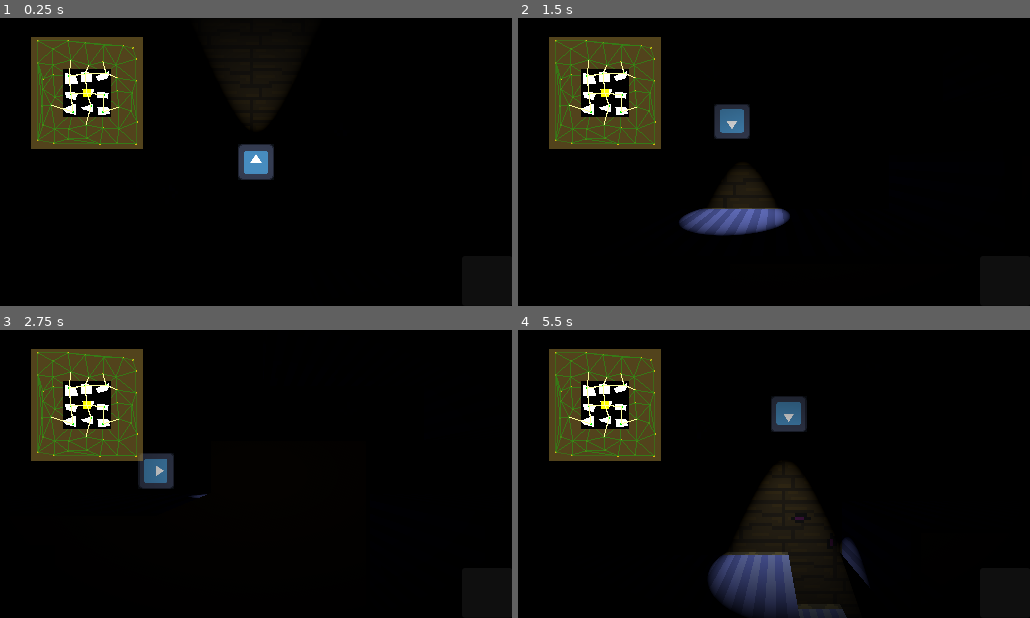
Above: before the commit, frames 1-4 (two rows, left to right).
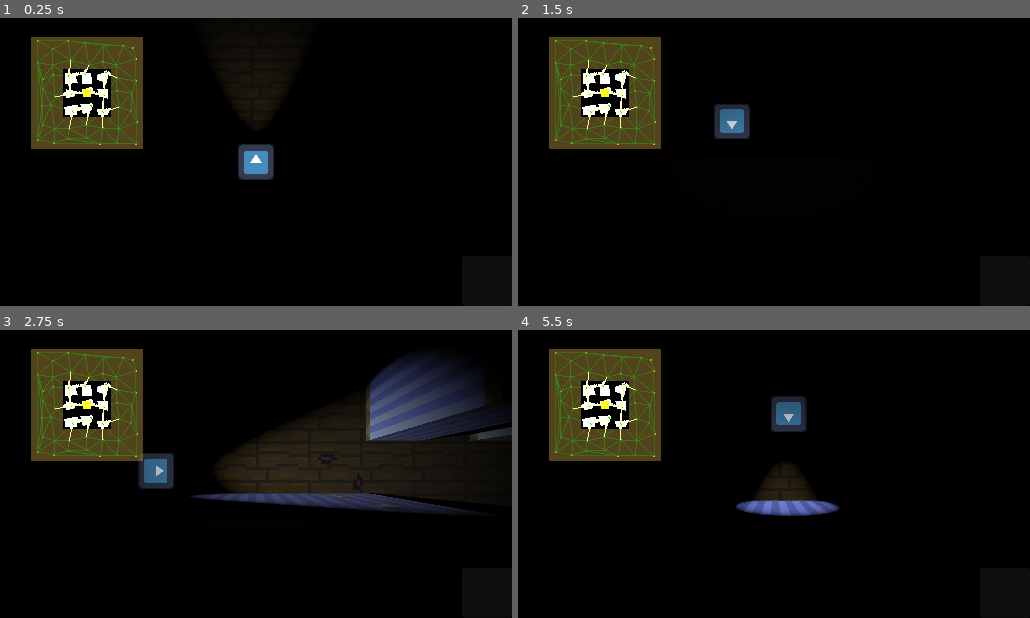
Above: after the commit, the same moments.

Repository: GammaRayTea/project-3-primordial-mass
Game: Godot game, scene res://main.tscn
Two runs of this game, one before a commit and one after it. Both use one fixed random seed, a clock stepped at 60 frames per second and the inputs below. The engine's default icon, where the game draws it, is replaced by a stand-in: a white triangle on a blue panel in a dark square.
Inputs:
- Up to frame 1 (0.25 s): no input
- Up to frame 2 (1.5 s): tap Enter at 0.5 s; hold D (move_right) 0.53-1.28 s; tap E (interact) at 0.6, 1.35 s; hold S (move_down) from 1.28 s (still down)
- Up to frame 3 (2.75 s): release S (move_down) at 2.03 s; hold D (move_right) from 2.03 s (still down); tap Shift (sprint) at 2.1 s; tap E (interact) at 2.3 s
- Up to frame 4 (5.5 s): release D (move_right) at 2.78 s; hold W (move_up) 2.78-3.53 s; tap E (interact) at 2.85, 3.6, 4.55, 5.1 s; hold A (move_left) 3.53-5.03 s; tap Shift (sprint) at 4.35 s; hold S (move_down) from 5.03 s (still down)

The runs differ from the first frame. In frame 1, 0.4% of the frame differs, in the area x 9-22%, y 15-39%; in frame 2, 2.7%; in frame 3, 16%, in the area x 9-100%, y 8-64%; in frame 4, 6.9%.

Commit message:
adjusted room gen for wider walkways
added some code that randomly widens the walkways (and one more bool in chest)

Diff:
--- a/game/environment/room_generation/room_generator.gd
+++ b/game/environment/room_generation/room_generator.gd
@@ -4,6 +4,9 @@
 #var center: Vector2 = Vector2(rng.randf() * 16, rng.randf() * 16)
 #var size: int = 16
 var rng:RandomNumberGenerator
+var walkway_thickness_chance: float = 0.95
+var walkway_more_thickness_chance: float = 0.8
+var walkway_evem_more_thickness_chance: float = 0.6
 
 ## [param _size] determines cell size in game engine units
 ## [param _global_random_point_position] is the position of the randomized point of the cell
@@ -16,6 +19,7 @@
 	var min_size: int = 3
 
 	var connected_cell_points:= PackedVector2Array()
+
 	#convert all connecting center points and center to local coordinates
 	for i in range(connected_cells.size()):
 		connected_cell_points.push_back(convert_too_local_coords(_cell_origin_position, _size, connected_cells[i].global_point_position))
@@ -25,7 +29,6 @@
 
 	#generate sizeXsize cell grid with walkways to the center
 	for current_sub_cell_x in range(_size):
-
 		for current_sub_cell_y in range(_size):
 			var value:bool = false
 			for i in range(connected_cell_points.size()):
@@ -35,11 +38,25 @@
 				or doIntersect([[[center_lc.x, center_lc.y], [connected_cell_points[i].x, connected_cell_points[i].y]], [[current_sub_cell_x + 1.0, current_sub_cell_y], [current_sub_cell_x + 1.0, current_sub_cell_y + 1.0]]]):
 					value = true
 					break
-			bit_map.set_bit(current_sub_cell_x,current_sub_cell_y,value)
+			if rng.randf() < walkway_thickness_chance && value == true:
+				for i in range(4):
+					if does_bit_exist(current_sub_cell_x + sin(i * (PI / 2.0)), current_sub_cell_y + sin(i * (PI / 2.0) + PI / 2), _size):
+						bit_map.set_bit(current_sub_cell_x + sin(i * (PI / 2.0)), current_sub_cell_y + sin(i * (PI / 2.0) + PI / 2), value)
+				if rng.randf() < walkway_more_thickness_chance:
+					for i in range(4):
+						if does_bit_exist(current_sub_cell_x + (0.5 * snappedf(sin((i + 1.5) * PI/2), 1.0)), current_sub_cell_y + (0.5 * snappedf(sin((i + 0.5) * PI/2), 1.0)), _size):
+							bit_map.set_bit(current_sub_cell_x + (0.5 * snappedf(sin((i + 1.5) * PI/2), 1.0)), current_sub_cell_y + (0.5 * snappedf(sin((i + 0.5) * PI/2), 1.0)), value)
+					if rng.randf() < walkway_evem_more_thickness_chance:
+						for i in range(4):
+							if does_bit_exist(current_sub_cell_x + sin(i * (PI / 2.0) * 2), current_sub_cell_y + sin(i * (PI / 2.0) + PI / 2) * 2, _size):
+								bit_map.set_bit(current_sub_cell_x + sin(i * (PI / 2.0) * 2), current_sub_cell_y + sin(i * (PI / 2.0) + PI / 2) * 2, value)
+			bit_map.set_bit(current_sub_cell_x, current_sub_cell_y, value)
+
 
 	#generate four additional room corners
 	for i in range(4):
 		room_corners.append(Vector2(((rng.randf() * (inner_square_radius - min_size)) + min_size) * snappedf(sin((i + 1.5) * PI/2), 1.0), (rng.randf() * inner_square_radius) * snappedf(sin((i + 0.5) * PI/2), 1.0)) + Vector2(_size/2.0, _size/2.0))
+
 
 	#put the original center at the right corner possition
 	if (center_lc.x > _size/2.0):
@@ -52,6 +69,7 @@
 			room_corners[1] = center_lc + (Vector2(0.0, _size) - center_lc) / 2.0
 		else:
 			room_corners[2] = center_lc - center_lc/2
+
 
 	#adjust grid with new room
 	#set the boundry and everything in the boundry true
@@ -69,10 +87,19 @@
 
 	return bit_map
 
+
+##checks if a bit, with coords _x, _y, is inside the given bitmap
+func does_bit_exist(_x: int, _y: int, _size: int) -> bool:
+	if (_x < 0 or _y < 0 or _x >= _size or _y >= _size):
+		return false
+	return true
+
+
 #convert other centers to the local coordinate systhem
 func convert_too_local_coords(_cell_origin_position: Vector2, _size: int,_external_point: Vector2) -> Vector2:
 	var localized_center_point = _external_point - _cell_origin_position
 	return localized_center_point
+
 
 #function to check if a point lies in a triangle
 func in_triangle(_tri_1: Vector2, _tri_2: Vector2, _tri_3: Vector2, _point: Vector2):
--- a/game/environment/room_generation/room_mesh_gen.gd
+++ b/game/environment/room_generation/room_mesh_gen.gd
@@ -78,7 +78,6 @@
 	var collision_instance_floor := CollisionShape3D.new()
 	collision_instance_floor.shape = mesh.create_trimesh_shape()
 	room_collisions.add_child(collision_instance_floor)
-	collision_instance_floor.global_position = Vector3()
 
 	(mesh as ArrayMesh).surface_set_material((mesh as ArrayMesh).get_surface_count()-1,test_mat)
 
@@ -92,8 +91,8 @@
 	surface_array_wall[Mesh.ARRAY_INDEX] = indices_wall
 	(mesh as ArrayMesh).add_surface_from_arrays(Mesh.PRIMITIVE_TRIANGLES, surface_array_wall)
 	(mesh as ArrayMesh).create_trimesh_shape()
-
 	(mesh as ArrayMesh).surface_set_material((mesh as ArrayMesh).get_surface_count()-1,test_mat2)
+
 	#make floor collision from wall
 	var collision_instance_wall := CollisionShape3D.new()
 	collision_instance_wall.shape = mesh.create_trimesh_shape()
@@ -138,12 +137,11 @@
 
 
 
-
-func does_bit_exist(_x: int, _y: int, _grid:BitMap) -> bool:
-
-		if (_x < 0 or _y < 0 or _x >= _grid.get_size().x or _y >= _grid.get_size().y):
-			return true
-		return _grid.get_bit(_x, _y)
+##checks if a bit, with coords _x, _y, is inside the given bitmap
+func does_bit_exist(_x: int, _y: int, _grid: BitMap) -> bool:
+	if (_x < 0 or _y < 0 or _x >= _grid.get_size().x or _y >= _grid.get_size().y):
+		return true
+	return _grid.get_bit(_x, _y)
 
 
 
--- a/game/interactables/Loot_interactabels/chests/chest.gd
+++ b/game/interactables/Loot_interactabels/chests/chest.gd
@@ -1,3 +1,4 @@
 @abstract class_name Chest extends Interactable
 
-@export var is_open: bool = false
+@export var was_opened: bool = false
+@export var is_locked: bool = false
--- a/game/interactables/Loot_interactabels/chests/standard_chest/standard_chest.tscn
+++ b/game/interactables/Loot_interactabels/chests/standard_chest/standard_chest.tscn
@@ -1,9 +1,21 @@
 [gd_scene format=3 uid="uid://vlwpvfw4jtmo"]
 
 [ext_resource type="PackedScene" uid="uid://ct2utkfn4fkv5" path="res://assets/interactables/Loot/chests/chest.blend" id="1_m45to"]
+[ext_resource type="Script" uid="uid://cuon1d6qjf5qt" path="res://game/interaction_boxes/interaction_box.gd" id="2_tpa3f"]
+
+[sub_resource type="BoxShape3D" id="BoxShape3D_bbr86"]
+size = Vector3(2, 1.2, 2.5)
 
 [node name="Chest" type="Node3D" unique_id=1493347121]
 
 [node name="Visuals" type="Node3D" parent="." unique_id=735256497]
 
 [node name="chest" parent="Visuals" unique_id=1318608102 instance=ExtResource("1_m45to")]
+
+[node name="InteractionBox" type="Area3D" parent="." unique_id=430079423]
+script = ExtResource("2_tpa3f")
+metadata/_custom_type_script = "uid://cuon1d6qjf5qt"
+
+[node name="CollisionShape3D" type="CollisionShape3D" parent="InteractionBox" unique_id=444910470]
+transform = Transform3D(1, 0, 0, 0, 1, 0, 0, 0, 1, 0, 0.6, 0)
+shape = SubResource("BoxShape3D_bbr86")
